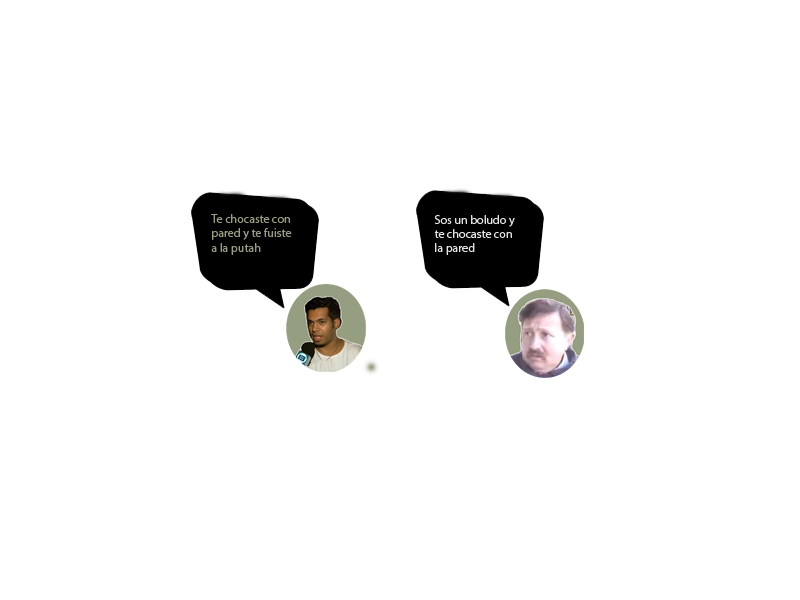
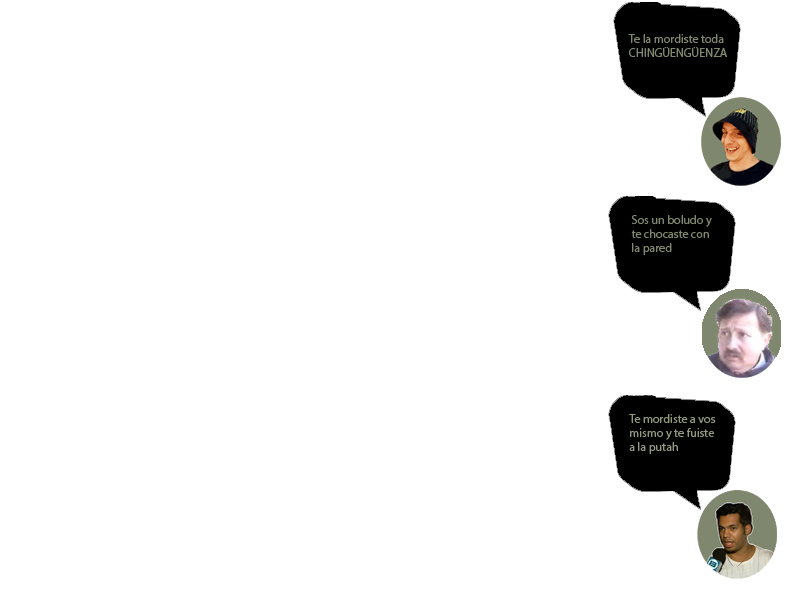
Before/after of a 800×600 layered artwork. What changed in the layer stack:
painted on "Sos un boludo y te chocaste con la pared" over [434, 215, 712, 255]
removed layer "Capa 3" over [416, 186, 545, 307]
added layer "Capa 11" above "Capa 2" over [608, 195, 736, 311]
painted on "Capa 2" over [483, 289, 781, 555]
removed layer "Te chocaste con pared y te fuiste a la putah" over [211, 214, 292, 255]
removed layer "Capa 4" over [191, 188, 380, 376]
added layer "Te la mordiste toda CHINGÜENGÜENZA" above "Capa 9" over [628, 34, 727, 57]
added layer "Capa 9" above "Capa 8" over [613, 1, 741, 117]
added layer "Capa 8" above "Te mordiste a vos mismo y te fuiste a la putah" over [701, 97, 781, 186]
added layer "Te mordiste a vos mismo y te fuiste a la putah" above "Capa 7" over [629, 414, 716, 454]
added layer "Capa 7" above "Capa 5" over [697, 490, 777, 579]
added layer "Capa 5" above "Forma 2" over [608, 394, 736, 510]
